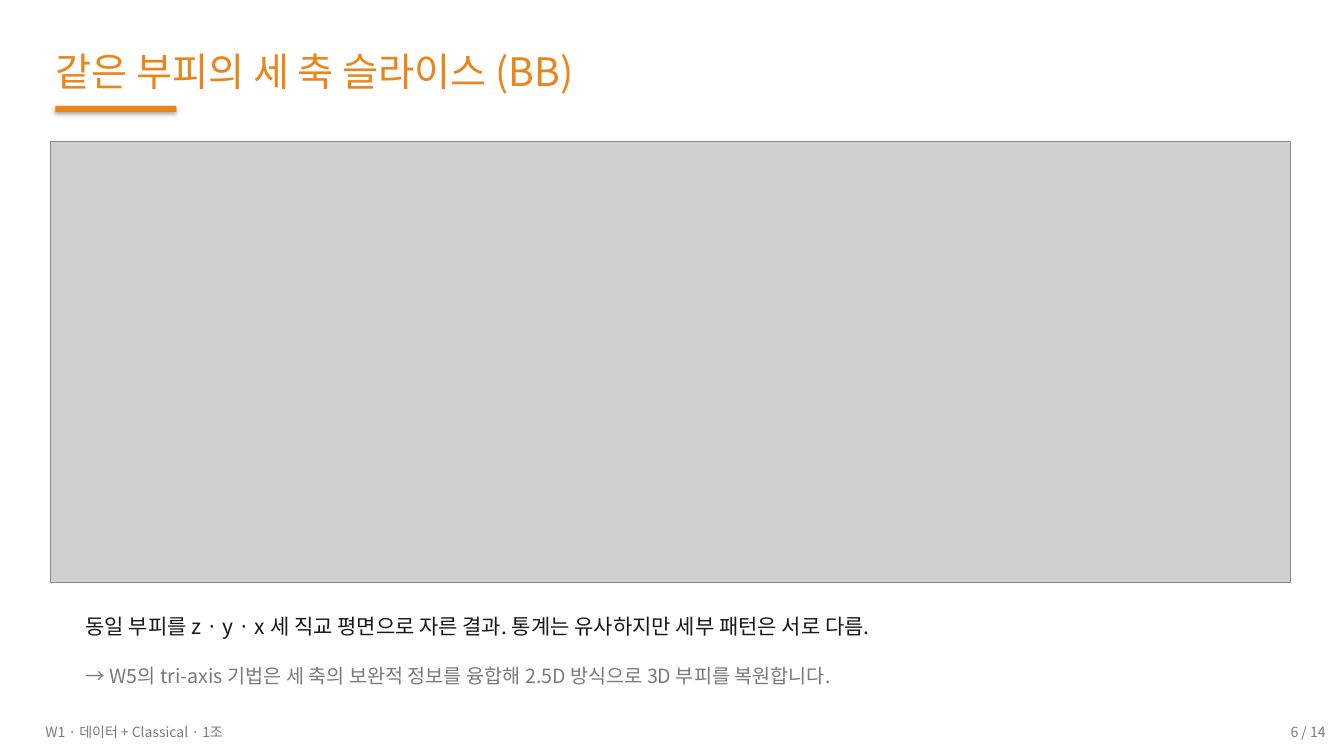
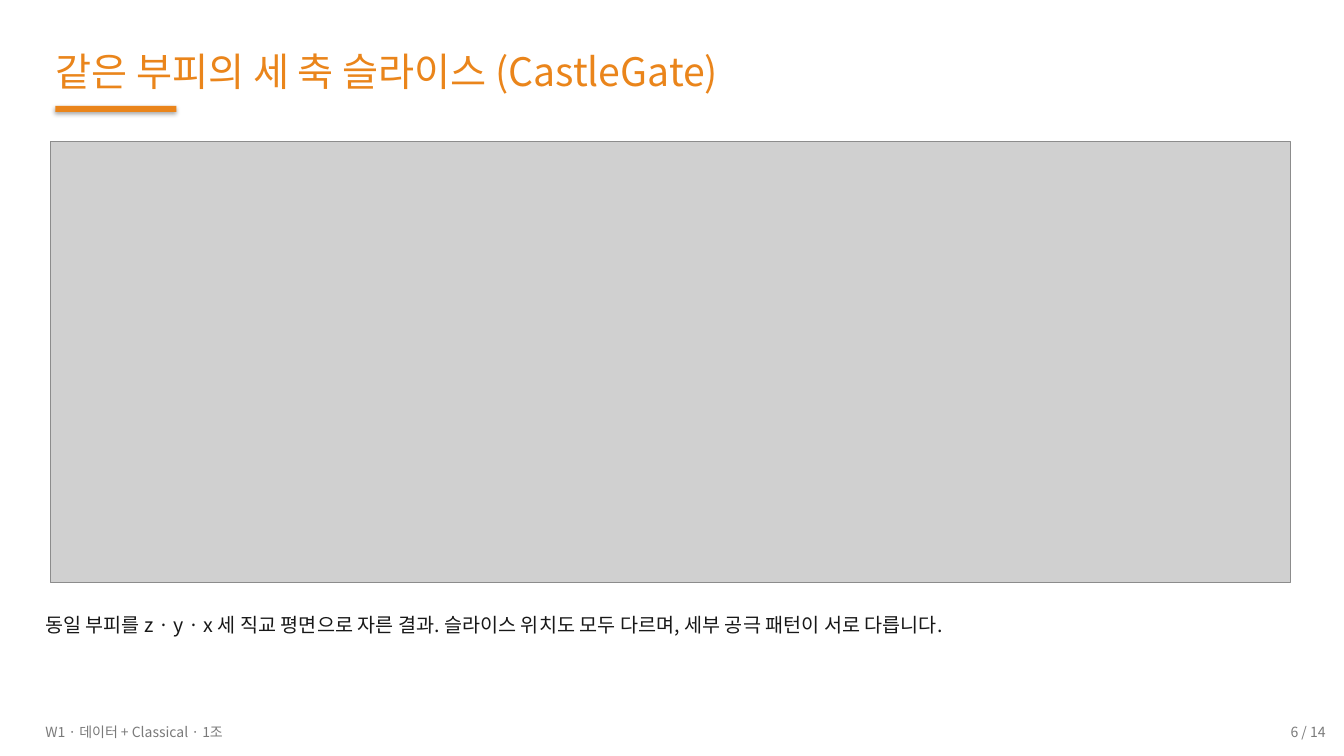
Before and after one commit to 01willy/Digital_rock_DL_Education, a slide deck: slide 6 of group1_advanced/week1/slides/W1_group1.pptx. Drawn at 1344x756 pixels with LibreOffice and Linux fonts; fonts in the diff are those of the drawing; grey boxes stand for pictures. Boxes give left, top, right and bottom in pixels: in the first picture for what was removed or moved away, otherwise in the second. Text is boxed around its words. In the diff, an @@ line names an element or a change of style, - is before the commit and + after.

Commit message:
Targeted fixes per user feedback batch 2
- 데모: "본 연구 모델 예측 범위" 카드 완전 제거
- 데모: errorCurve를 voxel mismatch ratio로 교체 (단조 증가 보장)
       absDphi는 binarize 후 비단조 가능 → 학생 직관 해침
- 데모: hero sub/캡션을 학생 직관용으로 단순화
- Try-it / 한 문장씩 관찰 / 학습 방식 셀 / tri-axis W1 잔여 / 정답 박스 / fork하여 — 모두 정조준 제거 (0건 grep 확인)
- handout/README의 학습 흐름(90분) 시간표 제거
- W1 g1 handout Isotropy 정의 부드럽게
- PPT 본문 폰트 19→17, 18→16 — 한국어 줄바꿈 안전성
- 세 축 슬라이스 figure를 CastleGate(불균질)로 + 다양한 인덱스 (z=80, y=200, x=50) — 시각 차이 명확
- helpers (dr_utils, model_utils) 깔끔한 docstring으로 재작성
- 데이터 인코딩 검증: BB φ=22% → pore=1, solid=0 확정

```diff
--- a/group1_advanced/week1/slides/W1_group1.pptx
+++ b/group1_advanced/week1/slides/W1_group1.pptx
@@ text at (x1=55, y1=53, x2=718, y2=94): text changed @@
-같은 부피의 세 축 슬라이스 (BB)
+같은 부피의 세 축 슬라이스 (CastleGate)
@@ text at (x1=45, y1=615, x2=943, y2=637): text changed; size 15 to 14 pt @@
-동일 부피를 z · y · x 세 직교 평면으로 자른 결과. 통계는 유사하지만 세부 패턴은 서로 다름.
+동일 부피를 z · y · x 세 직교 평면으로 자른 결과. 슬라이스 위치도 모두 다르며, 세부 공극 패턴이 서로 다릅니다.
@@ text removed at (x1=110, y1=666, x2=831, y2=685) @@
-→ W5의 tri-axis 기법은 세 축의 보완적 정보를 융합해 2.5D 방식으로 3D 부피를 복원합니다.
```
Also in this commit, not shown: 5 other slides changed, 41 other files.
